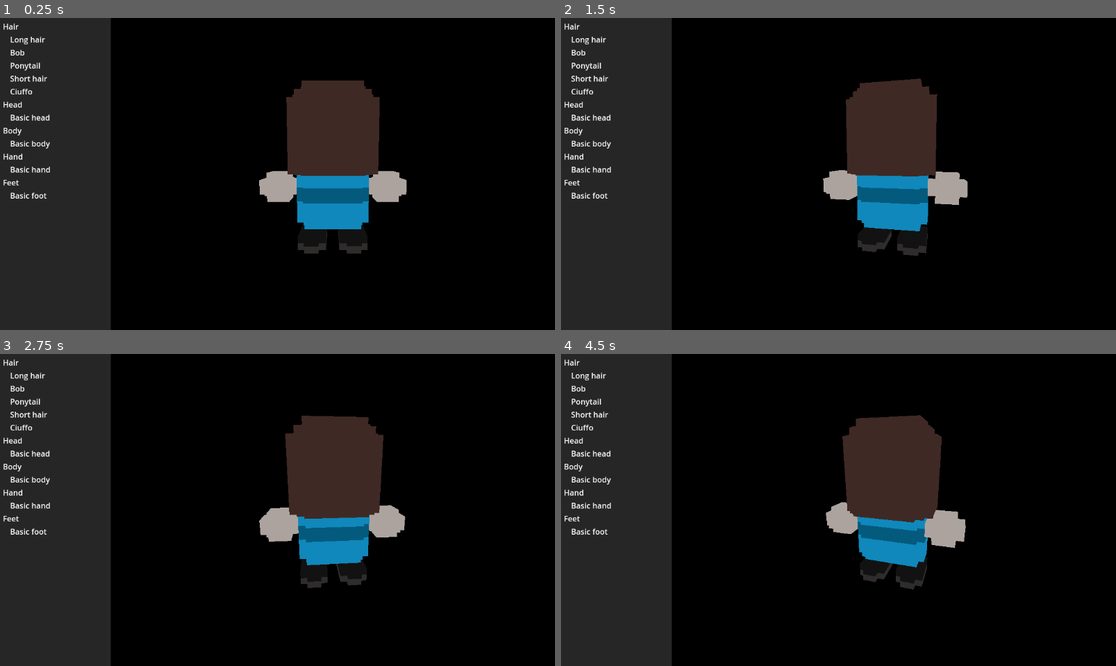
Above: before the commit, frames 1-4 (two rows, left to right).
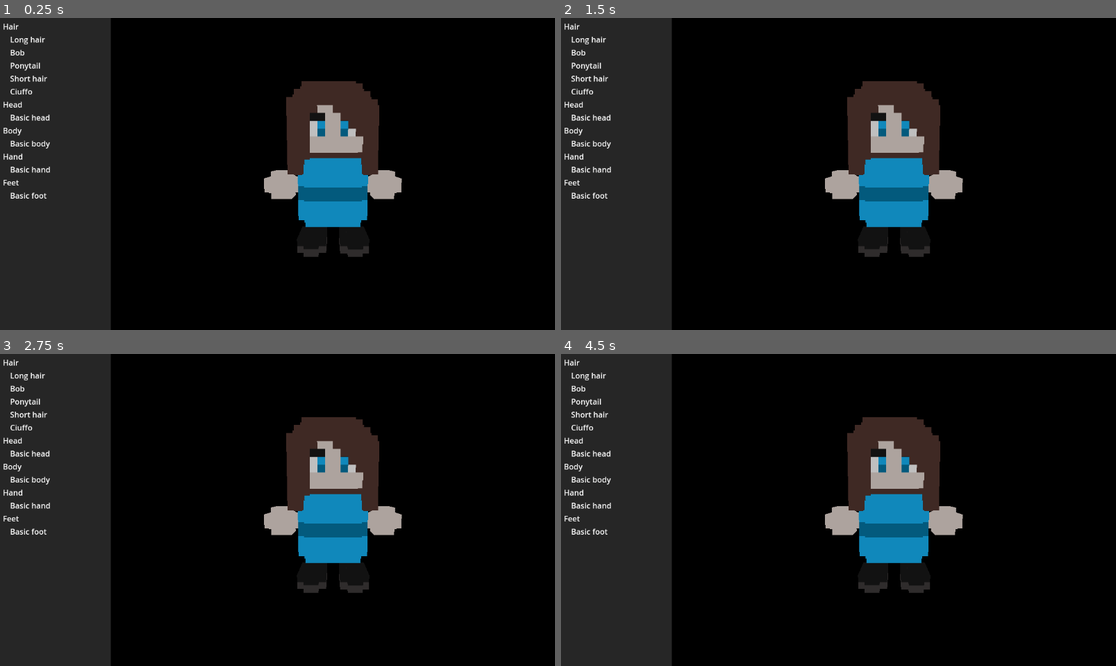
Above: after the commit, the same moments.

Repository: Soarex/Maras-adventure-online
Game: Godot game, scene res://scenes/character_customization.tscn
Two runs of this game, one before a commit and one after it. Both use one fixed random seed, a clock stepped at 60 frames per second and the inputs below. This scene is started directly instead of the project's main scene.
Inputs (mouse positions are in pixels of both pictures, inside the frame that each line leads up to):
- Up to frame 1 (0.25 s): no input
- Up to frame 2 (1.5 s): tap Enter at 0.5 s; move the mouse to (960, 158) at 0.52 s; hold D (move_right) 0.53-1.28 s; click (960, 158) at 0.6 s; tap Space (jump) at 0.77, 1.25 s; move the mouse to (727, 189) at 1.27 s; hold S (move_back) from 1.28 s (still down); tap Shift (sprint) at 1.35 s; click (727, 189) at 1.42 s
- Up to frame 3 (2.75 s): tap Space (jump) at 1.52 s; tap Enter at 2 s; move the mouse to (333, 441) at 2.02 s; release S (move_back) at 2.03 s; hold D (move_right) from 2.03 s (still down); click (333, 441) at 2.1 s
- Up to frame 4 (4.5 s): tap Space (jump) at 2.75, 3.02, 3.77, 4.25 s; move the mouse to (810, 572) at 2.77 s; release D (move_right) at 2.78 s; hold W (move_forward) 2.78-3.53 s; tap Shift (sprint) at 2.85, 4.35 s; click (810, 572) at 2.92 s; tap Enter at 3.5 s; move the mouse to (1005, 556) at 3.52 s; hold A (move_left) from 3.53 s (still down); click (1005, 556) at 3.6 s; move the mouse to (672, 463) at 4.27 s; click (672, 463) at 4.42 s

The runs differ from the first frame. In frame 1, 2.7% of the frame differs, in the area x 46-74%, y 20-77%; in frame 2, 2.9%; in frame 3, 3.4%; in frame 4, 3.7%, in the area x 47-73%, y 19-77%.

Commit message:
Added customization functionality

Diff:
--- a/resources/character_customization/bodies/body_01.tres
+++ b/resources/character_customization/bodies/body_01.tres
@@ -1,9 +1,9 @@
 [gd_resource type="Resource" script_class="CharacterPart" load_steps=3 format=3 uid="uid://bh2vyo540tog8"]
 
-[ext_resource type="PackedScene" uid="uid://c1uojvj4o87ml" path="res://models/character/head_01.gltf" id="1_1urf3"]
+[ext_resource type="PackedScene" uid="uid://c6557u3g3tni4" path="res://models/character/body_01.gltf" id="1_7l10g"]
 [ext_resource type="Script" path="res://scripts/character_part.gd" id="2_fenrw"]
 
 [resource]
 script = ExtResource("2_fenrw")
 name = "Basic body"
-part_model = ExtResource("1_1urf3")
+part_model = ExtResource("1_7l10g")
--- a/resources/character_customization/hairs/hair_05.tres
+++ b/resources/character_customization/hairs/hair_05.tres
@@ -1,9 +1,9 @@
 [gd_resource type="Resource" script_class="CharacterPart" load_steps=3 format=3 uid="uid://7wajccx3pq8o"]
 
-[ext_resource type="PackedScene" uid="uid://c6557u3g3tni4" path="res://models/character/body_01.gltf" id="1_f5w2a"]
+[ext_resource type="PackedScene" uid="uid://dantplraqhl2c" path="res://models/character/hair_05.gltf" id="1_yoify"]
 [ext_resource type="Script" path="res://scripts/character_part.gd" id="2_5drlm"]
 
 [resource]
 script = ExtResource("2_5drlm")
 name = "Ciuffo"
-part_model = ExtResource("1_f5w2a")
+part_model = ExtResource("1_yoify")
--- a/scenes/character_customization.tscn
+++ b/scenes/character_customization.tscn
@@ -1,8 +1,9 @@
-[gd_scene load_steps=19 format=3 uid="uid://bhrd8kktpsqaw"]
+[gd_scene load_steps=20 format=3 uid="uid://bhrd8kktpsqaw"]
 
 [ext_resource type="Theme" uid="uid://bbi2cgvrophxf" path="res://resources/ui_theme.tres" id="1_cp2k5"]
-[ext_resource type="Script" path="res://scripts/character_part_selector.gd" id="1_fy0e6"]
+[ext_resource type="Script" path="res://scripts/character_customizer.gd" id="1_lygp0"]
 [ext_resource type="Resource" uid="uid://b405ue2ah7hku" path="res://resources/character_customization/character_customization_data.tres" id="2_uv4pq"]
+[ext_resource type="Script" path="res://scripts/character_part_selector.gd" id="3_p3gh8"]
 [ext_resource type="PackedScene" uid="uid://cwtg7ry4qh2gk" path="res://models/character/skeleton.glb" id="4_4i7e5"]
 [ext_resource type="PackedScene" uid="uid://b2b2ujij0gqg4" path="res://models/character/hair_01.gltf" id="5_g7glv"]
 [ext_resource type="PackedScene" uid="uid://cbtggxabm1us8" path="res://models/character/hair_02.gltf" id="6_klt6m"]
@@ -14,7 +15,7 @@
 [ext_resource type="PackedScene" uid="uid://dppq0g48atmab" path="res://models/character/hand_01.gltf" id="12_aa2xq"]
 [ext_resource type="PackedScene" uid="uid://71x5wlvqo68y" path="res://models/character/foot_01.gltf" id="13_0tm3m"]
 [ext_resource type="Material" uid="uid://b7w8010tceypg" path="res://resources/run-particles.tres" id="14_x0gpm"]
-[ext_resource type="Script" path="res://scripts/player/spring_arm.gd" id="15_feeqk"]
+[ext_resource type="Script" path="res://scripts/character_customization_camera.gd" id="16_0kovt"]
 
 [sub_resource type="StyleBoxFlat" id="StyleBoxFlat_2tk58"]
 bg_color = Color(0, 0, 0, 0.498039)
@@ -35,6 +36,7 @@
 grow_vertical = 2
 size_flags_horizontal = 3
 size_flags_vertical = 3
+script = ExtResource("1_lygp0")
 metadata/_edit_vertical_guides_ = []
 metadata/_edit_horizontal_guides_ = []
 
@@ -131,9 +133,9 @@
 
 [node name="SubViewportContainer" type="SubViewportContainer" parent="HSplitContainer"]
 layout_mode = 2
+stretch = true
 
 [node name="SubViewport" type="SubViewport" parent="HSplitContainer/SubViewportContainer"]
-handle_input_locally = false
 size = Vector2i(922, 648)
 render_target_update_mode = 4
 
@@ -238,15 +240,19 @@
 draw_pass_1 = SubResource("SphereMesh_eovla")
 
 [node name="CameraArm" type="SpringArm3D" parent="HSplitContainer/SubViewportContainer/SubViewport/Player"]
-transform = Transform3D(1, 0, 0, 0, 1, 0, 0, 0, 1, 0, 1.06805, 0)
+transform = Transform3D(-1, 0, -8.74228e-08, 0, 1, 0, 8.74228e-08, 0, -1, 0, 1.06805, 0)
 collision_mask = 0
 spring_length = 3.0
 margin = 0.1
-script = ExtResource("15_feeqk")
+script = ExtResource("16_0kovt")
+mouse_sensitivity = 0.1
+controller_sensitivity = 3
 
 [node name="Camera" type="Camera3D" parent="HSplitContainer/SubViewportContainer/SubViewport/Player/CameraArm"]
 
 [node name="WorldEnvironment" type="WorldEnvironment" parent="HSplitContainer/SubViewportContainer/SubViewport"]
 environment = SubResource("Environment_gchmh")
 
+[connection signal="part_selected" from="HSplitContainer/LeftPanel/MarginContainer/PartOptions" to="." method="_on_part_selected"]
+
 [editable path="HSplitContainer/SubViewportContainer/SubViewport/Player/Character"]
--- /dev/null
+++ b/scripts/character_customization_camera.gd
@@ -0,0 +1,25 @@
+extends SpringArm3D
+
+@export var mouse_sensitivity := 0.05
+@export var controller_sensitivity := 1
+
+func _ready() -> void:
+	top_level = true
+
+
+func _physics_process(delta: float) -> void:
+	rotation_degrees.x -= (Input.get_action_strength("camera_down") - Input.get_action_strength("camera_up")) * controller_sensitivity
+	rotation_degrees.x = clamp(rotation_degrees.x, -60, -5)
+
+	rotation_degrees.y -= -(Input.get_action_strength("camera_left") - Input.get_action_strength("camera_right")) * controller_sensitivity
+	rotation_degrees.y = wrapf(rotation_degrees.y, 0, 360)
+
+
+func _input(event: InputEvent) -> void:
+	Input.mouse_mode = Input.MOUSE_MODE_CAPTURED if Input.is_mouse_button_pressed(MOUSE_BUTTON_LEFT) else Input.MOUSE_MODE_VISIBLE
+	if event is InputEventMouseMotion && Input.is_mouse_button_pressed(MOUSE_BUTTON_LEFT):
+		rotation_degrees.x -= -event.relative.y * mouse_sensitivity
+		rotation_degrees.x = clamp(rotation_degrees.x, -60, -5)
+
+		rotation_degrees.y -= event.relative.x * mouse_sensitivity
+		rotation_degrees.y = wrapf(rotation_degrees.y, 0, 360)
--- /dev/null
+++ b/scripts/character_customizer.gd
@@ -0,0 +1,52 @@
+class_name CharacterCustomizer
+extends Control
+
+@onready var hair_transform: Node3D = $HSplitContainer/SubViewportContainer/SubViewport/Player/Character/Armature/Skeleton3D/Hair/Transform
+@onready var head_transform: Node3D = $HSplitContainer/SubViewportContainer/SubViewport/Player/Character/Armature/Skeleton3D/Head/Transform
+@onready var body_transform: Node3D = $HSplitContainer/SubViewportContainer/SubViewport/Player/Character/Armature/Skeleton3D/Body/Transform
+@onready var left_hand_transform: Node3D = $HSplitContainer/SubViewportContainer/SubViewport/Player/Character/Armature/Skeleton3D/LeftHand/Transform
+@onready var right_hand_transform: Node3D = $HSplitContainer/SubViewportContainer/SubViewport/Player/Character/Armature/Skeleton3D/RightHand/Transform
+@onready var left_foot_transform: Node3D = $HSplitContainer/SubViewportContainer/SubViewport/Player/Character/Armature/Skeleton3D/LeftFoot/Transform
+@onready var right_foot_transform: Node3D = $HSplitContainer/SubViewportContainer/SubViewport/Player/Character/Armature/Skeleton3D/RightFoot/Transform
+
+
+func _on_part_selected(type: PartType, part: CharacterPart) -> void:
+	match(type):
+		PartType.Hair:
+			clear_children(hair_transform)
+			hair_transform.add_child(part.part_model.instantiate())
+
+		PartType.Head:
+			clear_children(head_transform)
+			head_transform.add_child(part.part_model.instantiate())
+
+		PartType.Body:
+			clear_children(body_transform)
+			body_transform.add_child(part.part_model.instantiate())
+
+		PartType.Hand:
+			clear_children(left_hand_transform)
+			clear_children(right_hand_transform)
+			left_hand_transform.add_child(part.part_model.instantiate())
+			right_hand_transform.add_child(part.part_model.instantiate())
+
+		PartType.Foot:
+			clear_children(left_foot_transform)
+			clear_children(right_foot_transform)
+			left_foot_transform.add_child(part.part_model.instantiate())
+			right_foot_transform.add_child(part.part_model.instantiate())
+
+
+func clear_children(node: Node3D) -> void:
+	for n in node.get_children():
+		node.remove_child(n)
+		n.queue_free()
+
+
+enum PartType {
+	Hair,
+	Head,
+	Body,
+	Hand,
+	Foot
+}
--- a/scripts/character_part.gd
+++ b/scripts/character_part.gd
@@ -2,4 +2,4 @@
 extends Resource
 
 @export var name := ""
-@export var part_model: Resource = null
+@export var part_model: PackedScene = null
--- a/scripts/character_part_selector.gd
+++ b/scripts/character_part_selector.gd
@@ -1,5 +1,7 @@
 class_name CharacterPartSelector
 extends VBoxContainer
+
+signal part_selected
 
 @export var character_customization_data: CharacterCustomizationData
 
@@ -18,7 +20,7 @@
 		entry.mouse_filter = Control.MOUSE_FILTER_PASS
 		entry.gui_input.connect(func(event):
 			if(event is InputEventMouseButton && event.pressed && event.button_index == 1):
-				on_part_selected(hair))
+				on_part_selected(PartType.Hair, hair))
 
 		hair_options_container.add_child(entry)
 
@@ -29,7 +31,7 @@
 		entry.mouse_filter = Control.MOUSE_FILTER_PASS
 		entry.gui_input.connect(func(event):
 			if(event is InputEventMouseButton && event.pressed && event.button_index == 1):
-				on_part_selected(head))
+				on_part_selected(PartType.Head, head))
 
 		head_options_container.add_child(entry)
 
@@ -40,7 +42,7 @@
 		entry.mouse_filter = Control.MOUSE_FILTER_PASS
 		entry.gui_input.connect(func(event):
 			if(event is InputEventMouseButton && event.pressed && event.button_index == 1):
-				on_part_selected(body))
+				on_part_selected(PartType.Body, body))
 
 		body_options_container.add_child(entry)
 
@@ -51,7 +53,7 @@
 		entry.mouse_filter = Control.MOUSE_FILTER_PASS
 		entry.gui_input.connect(func(event):
 			if(event is InputEventMouseButton && event.pressed && event.button_index == 1):
-				on_part_selected(hand))
+				on_part_selected(PartType.Hand, hand))
 
 		hand_options_container.add_child(entry)
 
@@ -62,10 +64,20 @@
 		entry.mouse_filter = Control.MOUSE_FILTER_PASS
 		entry.gui_input.connect(func(event):
 			if(event is InputEventMouseButton && event.pressed && event.button_index == 1):
-				on_part_selected(foot))
+				on_part_selected(PartType.Foot, foot))
 
 		foot_options_container.add_child(entry)
 
 
-func on_part_selected(part: CharacterPart) -> void:
-	print(part.name)
+func on_part_selected(type: PartType, part: CharacterPart) -> void:
+	part_selected.emit(type, part)
+
+
+enum PartType
+{
+	Hair,
+	Head,
+	Body,
+	Hand,
+	Foot
+}
Not shown: 1 places in scenes/character_customization.tscn that only renumber resources
